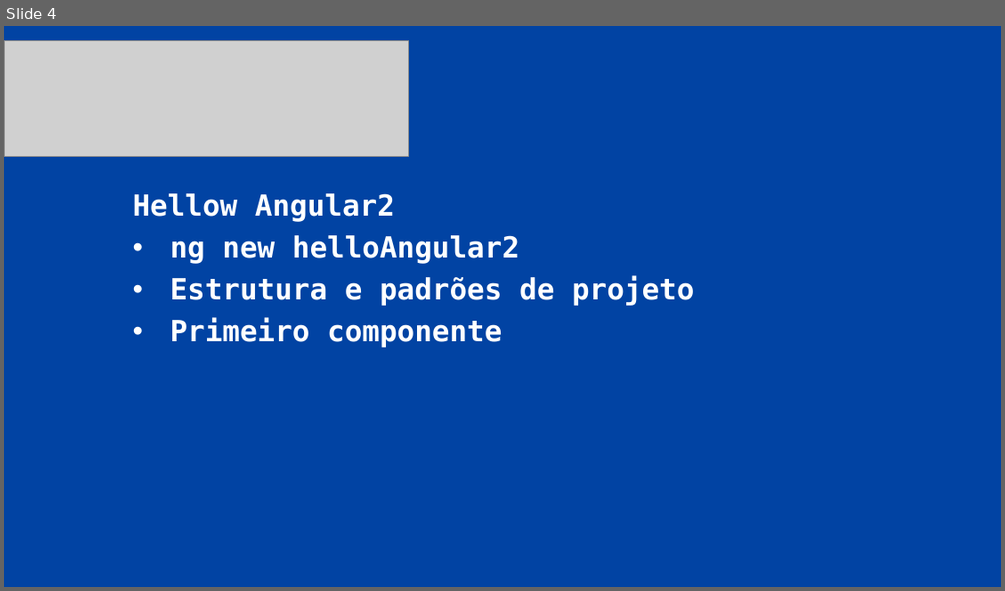
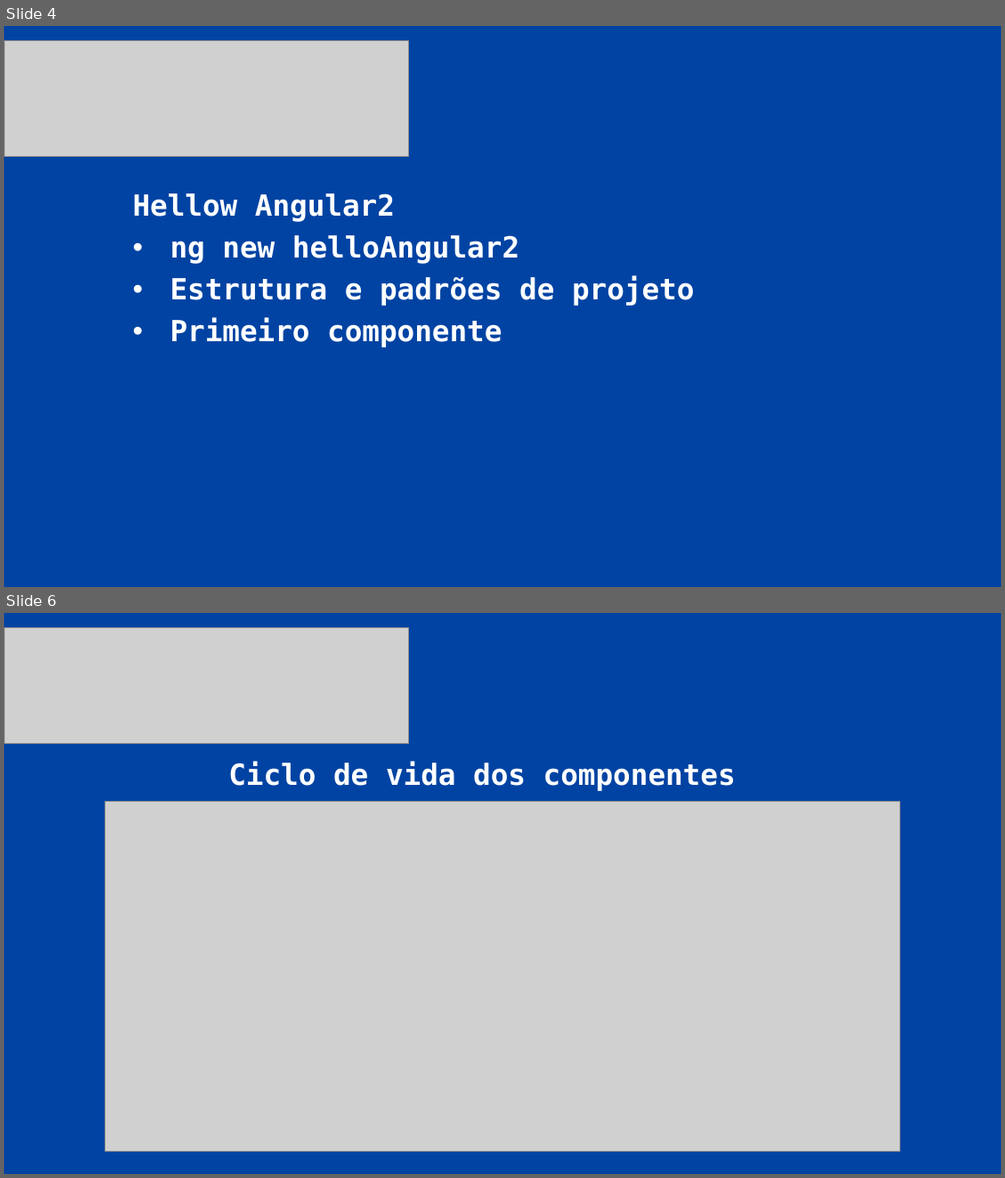
Before and after one commit to LeonardoChavesCavalcante/estudosAngular, a slide deck: SlideTreinamentoAngular2.pptx. Shown one above the other, each under a label of ours: slide 4 before the commit, slides 4 and 6 after it; the slides between them are not shown. The pictures are 1005x591 and 1005x1178 pixels, drawn with LibreOffice and Linux fonts; fonts in the diff are those of the drawing; grey boxes stand for pictures. Boxes give left, top, right and bottom in pixels: in the first picture for what was removed or moved away, otherwise in the second. Text is boxed around its words. In the diff, an @@ line names an element or a change of style, - is before the commit and + after.

```diff
--- a/SlideTreinamentoAngular2.pptx
+++ b/SlideTreinamentoAngular2.pptx
@@ slide 6 added at [4, 613, 1001, 1174], background #0143A3 @@
@@ picture added at [4, 628, 409, 743] @@
@@ subtitle added at [228, 762, 736, 791], 28 pt, text #FFFFFF, bold @@
+Ciclo de vida dos componentes
@@ picture added at [105, 802, 900, 1151] @@
```
Also in this commit, not shown: 2 slides changed, 5 other files.
